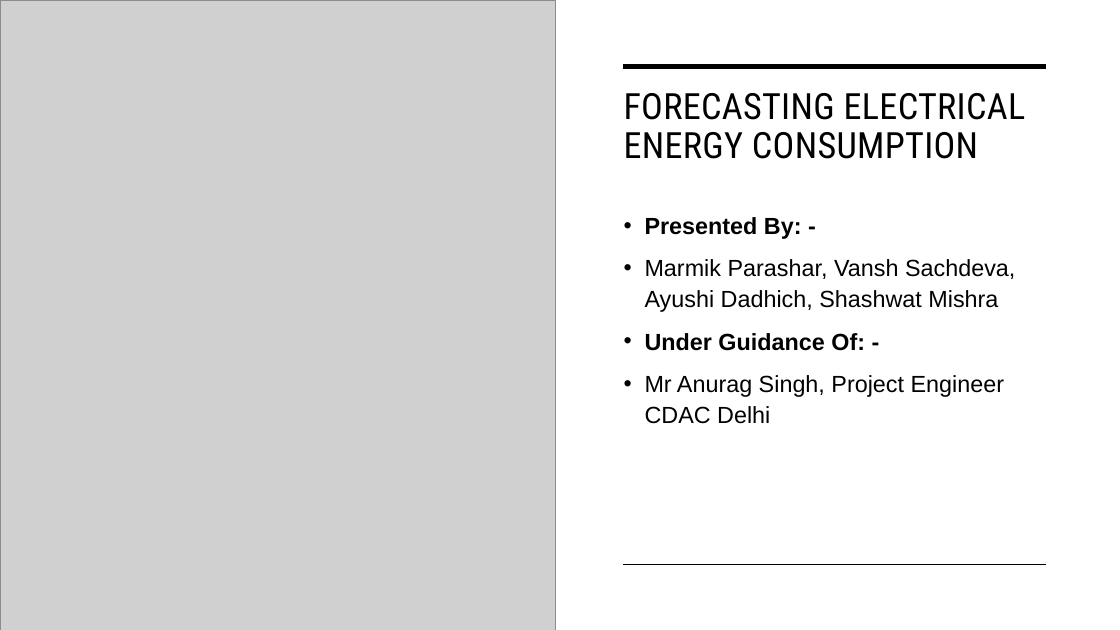
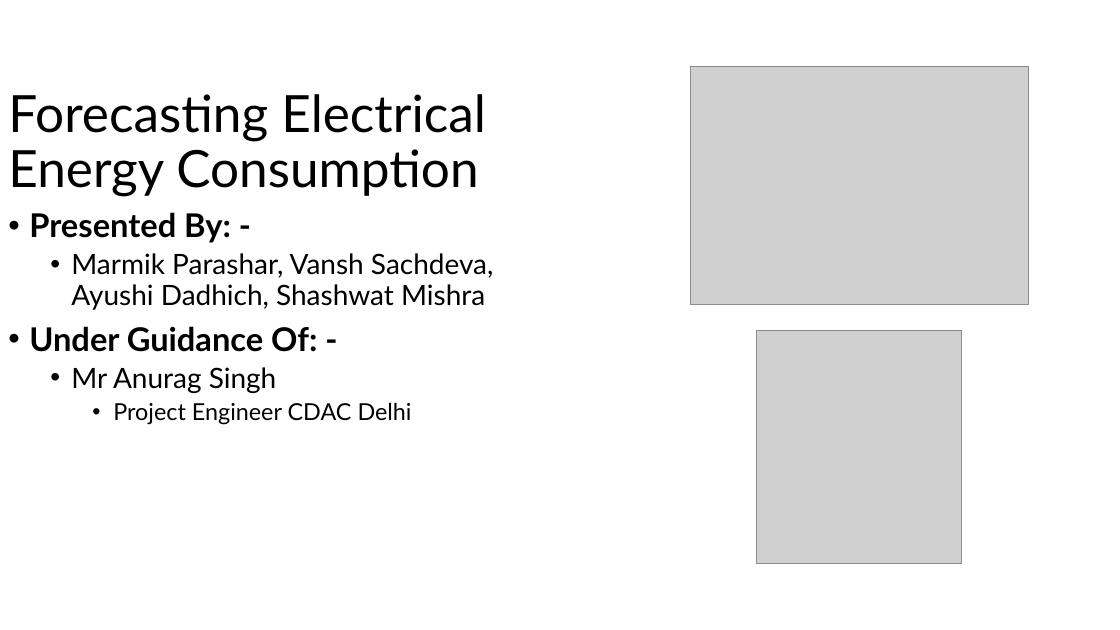
Before and after one commit to MrArthor/Forecasting-Electrical-Energy-Consumption, a slide deck: slide 1 of Report/Forecasting Electrical Energy Consumption- End Presentation.pptx. Drawn at 1120x630 pixels with LibreOffice and Linux fonts; fonts in the diff are those of the drawing; grey boxes stand for pictures. Boxes give left, top, right and bottom in pixels: in the first picture for what was removed or moved away, otherwise in the second. Text is boxed around its words. In the diff, an @@ line names an element or a change of style, - is before the commit and + after.

```diff
--- a/Report/Forecasting Electrical Energy Consumption- End Presentation.pptx
+++ b/Report/Forecasting Electrical Energy Consumption- End Presentation.pptx
@@ line removed from (623, 66) to (1047, 66) @@
@@ picture added at <box>691,66,1029,305</box> @@
@@ title at <box>8,94,486,197</box>: text changed; size 31 to 44 pt; font Roboto Condensed to Lato @@
-FORECASTING ELECTRICAL ENERGY CONSUMPTION
+Forecasting Electrical Energy Consumption
@@ subtitle "Presented By: -": place and size @@
-subtitle "Presented By: -" at <box>645,217,1015,424</box>
+subtitle "Presented By: -" at <box>29,212,494,425</box>
@@ subtitle at <box>29,212,494,352</box>: size 20 to 28 pt in "Presented By: -", "Under Guidance Of: -"; font Arial to Lato in "Presented By: -", "Marmik Parashar, Vansh Sachdeva, Ayushi Dadhich, Shashwat ...", "Under Guidance Of: -"; size 20 to 24 pt in "Marmik Parashar, Vansh Sachdeva, Ayushi Dadhich, Shashwat ..."; line spacing 1.1 to 0.9; list level 1 to 2 in "Marmik Parashar, Vansh Sachdeva, Ayushi ..." @@
@@ picture: place and size @@
-picture at <box>0,0,555,630</box>
+picture at <box>757,331,962,564</box>
@@ subtitle at <box>71,367,412,425</box>: text changed; font Arial to Lato @@
-• Mr Anurag Singh, Project Engineer CDAC Delhi
+  • Mr Anurag Singh
+    • Project Engineer CDAC Delhi
@@ line removed from (623, 565) to (1047, 565) @@
```
Also in this commit, not shown: 13 other slides changed, 1 slide added, 4 other files.
